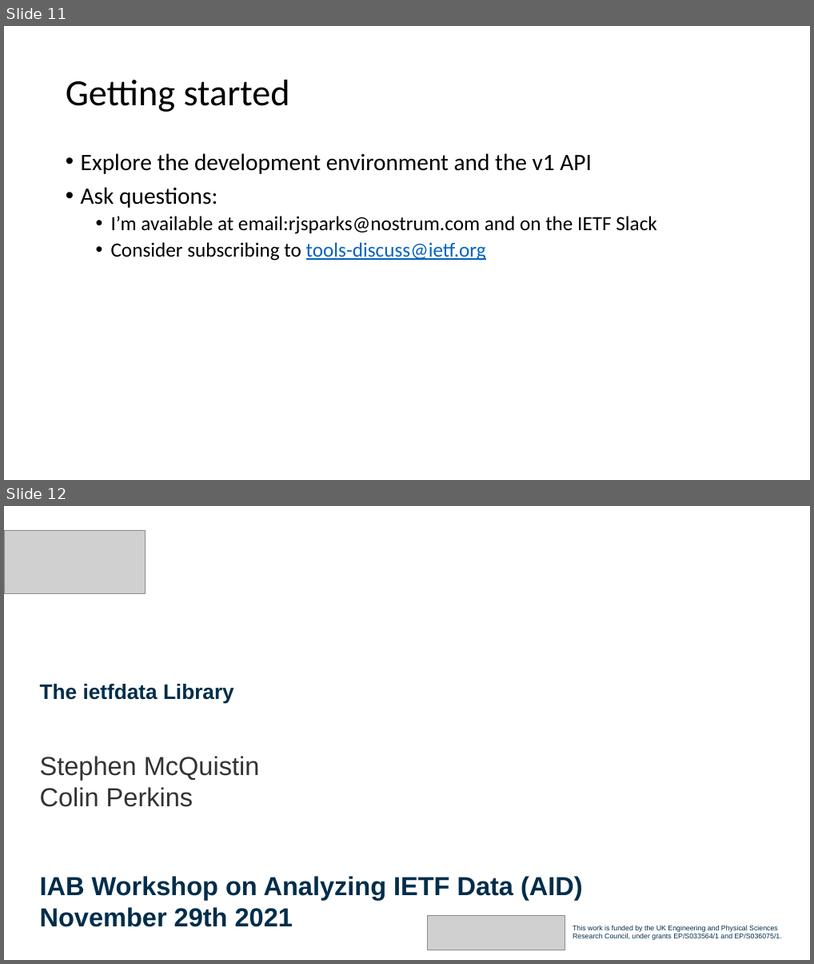
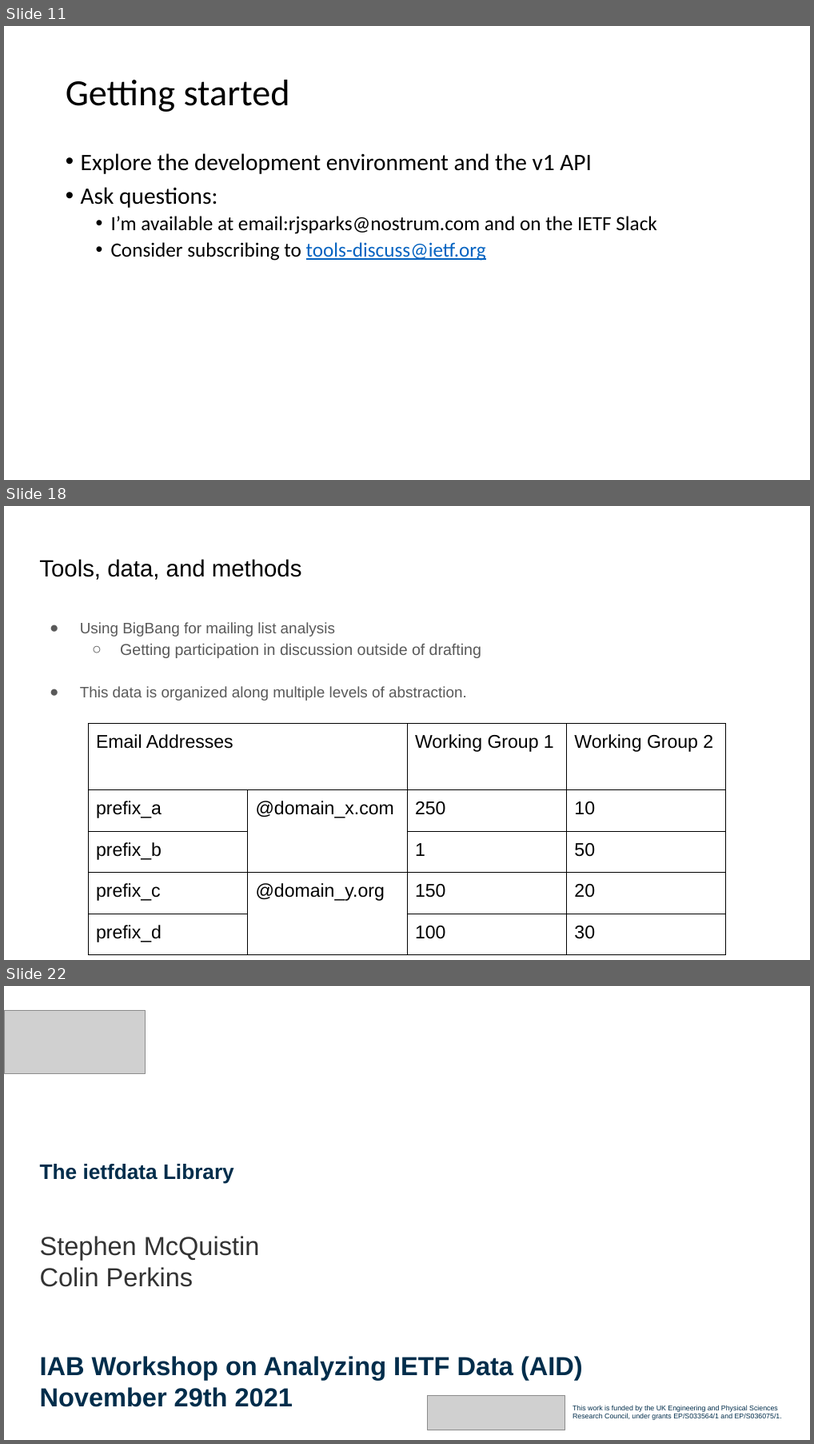
Before and after one commit to intarchboard/workshop-aid, a slide deck: slides/session1-tools/aid-session1-all.pptx. Shown one above the other, each under a label of ours: slides 11 and 12 before the commit, slides 11, 18 and 22 after it; the slides between them are not shown. The pictures are 814x964 and 814x1444 pixels, drawn with LibreOffice and Linux fonts; fonts in the diff are those of the drawing; grey boxes stand for pictures. Boxes give left, top, right and bottom in pixels: in the first picture for what was removed or moved away, otherwise in the second. Text is boxed around its words. In the diff, an @@ line names an element or a change of style, - is before the commit and + after.

```diff
--- a/slides/session1-tools/aid-session1-all.pptx
+++ b/slides/session1-tools/aid-session1-all.pptx
@@ slide 18 added at (4,506,810,960), background #FFFFFF @@
@@ title added at (39,559,302,580), 28 pt, text #000000 @@
+Tools, data, and methods
@@ text added at (80,622,482,700), 18 pt, text #595959 @@
+● Using BigBang for mailing list analysis
+  ○ Getting participation in discussion outside of drafting
+● This data is organized along multiple levels of abstraction.
@@ table added at (88,724,727,955), 5 rows, 4 columns @@
+Email Addresses |  | Working Group 1 | Working Group 2
+prefix_a | @domain_x.com | 250 | 10
+prefix_b |  | 1 | 50
+prefix_c | @domain_y.org | 150 | 20
+prefix_d |  | 100 | 30
@@ what was slide 12 is now slide 22 @@
```
Also in this commit, not shown: 9 other slides added, 1 other file.
